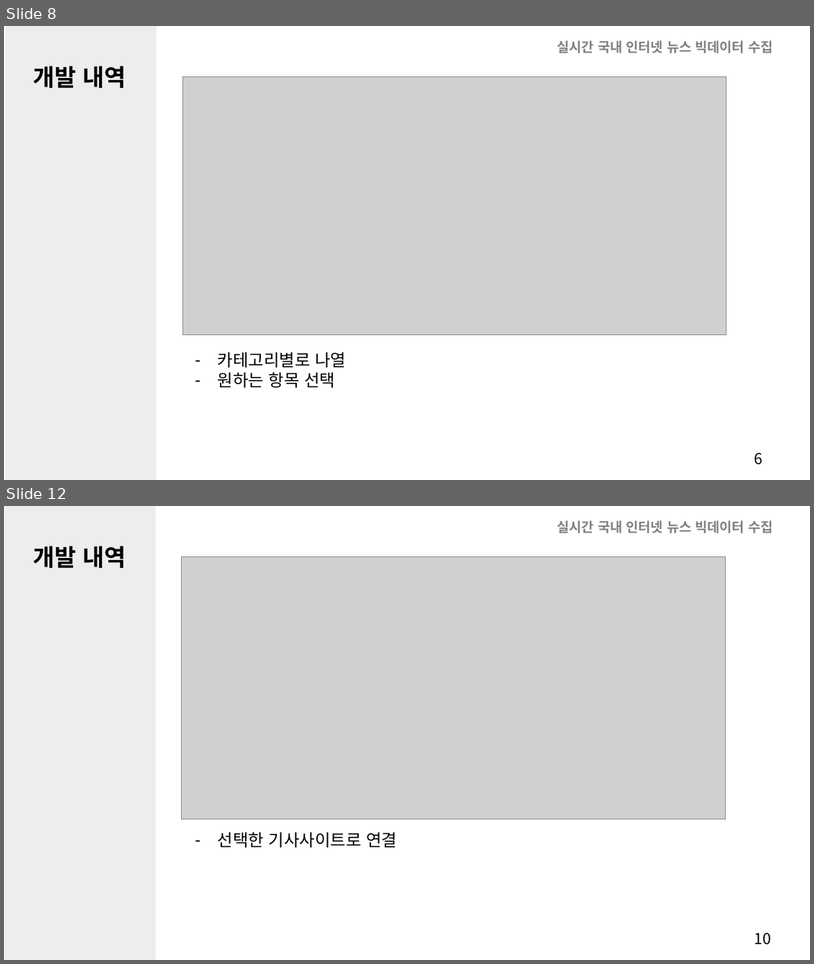
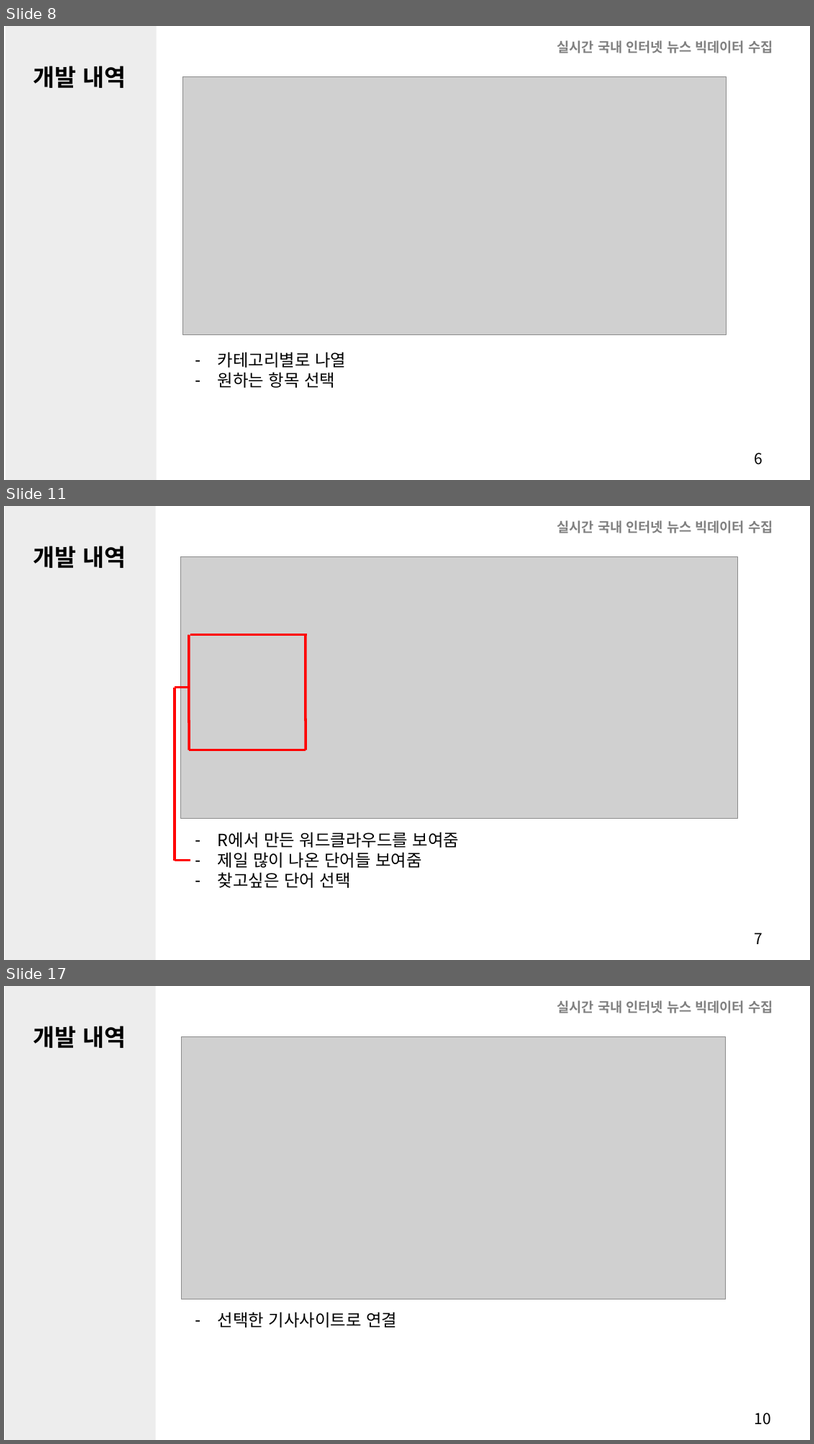
Before and after one commit to LimFull/Internet-News-Collector, a slide deck: 오픈아이즈 5주차 발표.pptx. Shown one above the other, each under a label of ours: slides 8 and 12 before the commit, slides 8, 11 and 17 after it; the slides between them are not shown. The pictures are 814x964 and 814x1444 pixels, drawn with LibreOffice and Linux fonts; fonts in the diff are those of the drawing; grey boxes stand for pictures. Boxes give left, top, right and bottom in pixels: in the first picture for what was removed or moved away, otherwise in the second. Text is boxed around its words. In the diff, an @@ line names an element or a change of style, - is before the commit and + after.

```diff
--- a/오픈아이즈 5주차 발표.pptx
+++ b/오픈아이즈 5주차 발표.pptx
@@ slide 11 added at (4, 506, 810, 960), background #FFFFFF @@
@@ rectangle added at (5, 506, 156, 960), fill #EDEDED @@
@@ text added at (557, 520, 773, 533), 16 pt, text #808080, bold @@
+실시간 국내 인터넷 뉴스 빅데이터 수집
@@ text added at (34, 546, 126, 568), 28 pt, text #000000, bold @@
+개발 내역
@@ picture added at (180, 557, 738, 818) @@
@@ line added from (189, 750) to (189, 635), #FF0000 3 pt @@
@@ line added from (191, 635) to (308, 635), #FF0000 3 pt @@
@@ line added from (306, 750) to (306, 635), #FF0000 3 pt @@
@@ line added from (175, 860) to (175, 687), #FF0000 3 pt @@
@@ line added from (175, 687) to (189, 687), #FF0000 3 pt @@
@@ line added from (189, 750) to (306, 750), #FF0000 3 pt @@
@@ text added at (218, 831, 459, 888), 20 pt, text #000000 @@
+– R에서 만든 워드클라우드를 보여줌
+– 제일 많이 나온 단어들 보여줌
+– 찾고싶은 단어 선택
@@ line added from (175, 860) to (191, 860), #FF0000 3 pt @@
@@ text added at (755, 932, 764, 944), 18 pt, text #000000 @@
+7
@@ what was slide 12 is now slide 17 @@
```
Also in this commit, not shown: 3 slides changed, 4 other slides added.
